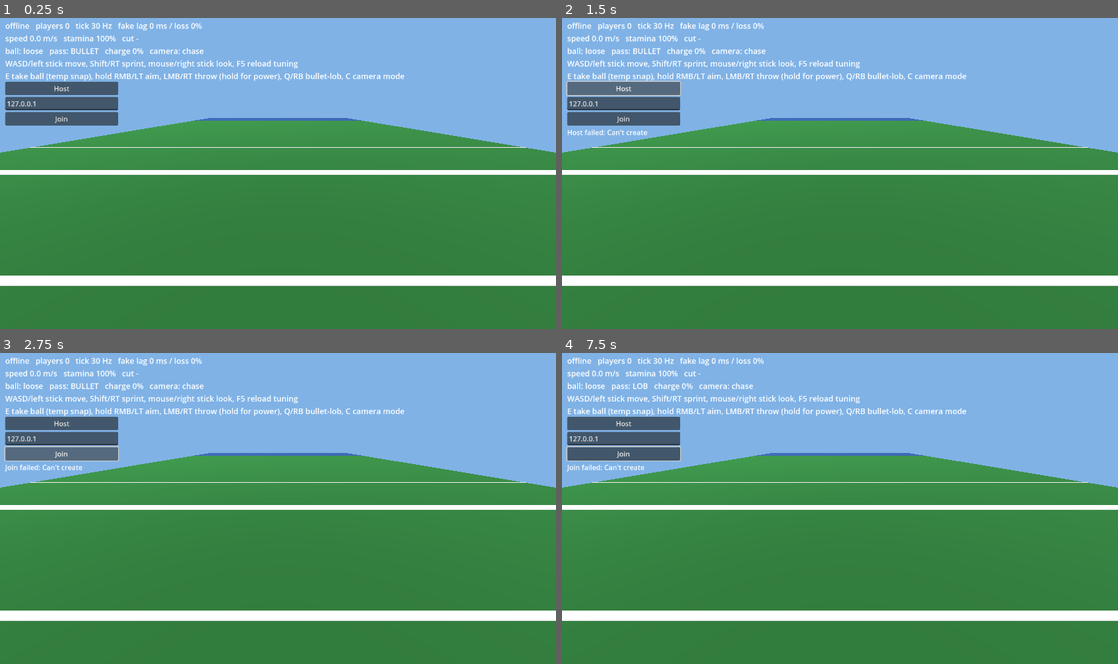
Above: before the commit, frames 1-4 (two rows, left to right).
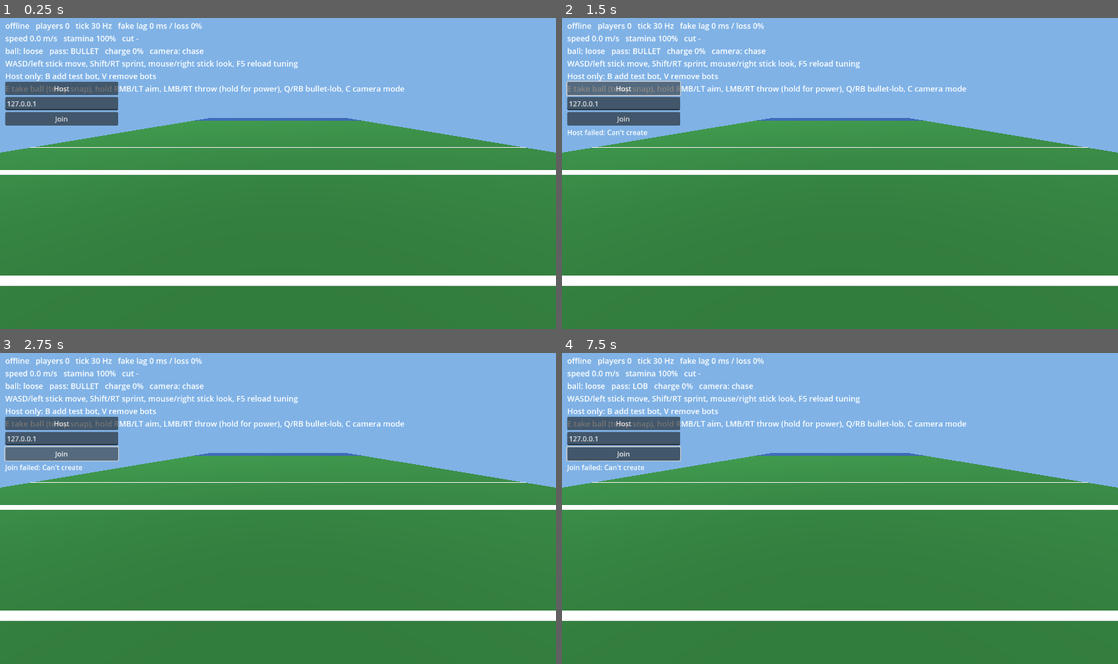
Above: after the commit, the same moments.

Repository: BusherBridi/footy
Game: Godot game, scene res://game/main.tscn
Same seed, same stepped clock (60 frames per second), same inputs: the game is played once before the commit and once after it.
Inputs (mouse positions are in pixels of both pictures, inside the frame that each line leads up to):
- Up to frame 1 (0.25 s): no input
- Up to frame 2 (1.5 s): tap Enter at 0.5 s; move the mouse to (962, 157) at 0.52 s; hold D (move_right) 0.53-1.25 s; hold Right mouse button (aim) 0.53-1.25 s; click (962, 157) at 0.67 s; tap Shift (sprint) at 0.8 s; click "Host" at 1.25 s
- Up to frame 3 (2.75 s): click "Join" at 2 s
- Up to frame 4 (7.5 s): move the mouse to (728, 524) at 2.77 s; hold S (move_back) 2.78-3.53 s; tap Shift (sprint) at 2.85, 6.05 s; click (728, 524) at 3.05 s; move the mouse to (895, 440) at 3.52 s; press the mouse at (895, 440) at 3.53 s; hold D (move_right) 3.53-4.28 s; tap B (add_bot, bound only after the commit) at 3.8, 4.35 s; move the mouse to (812, 570) at 4.27 s; release the mouse at (812, 570) at 4.28 s; hold W (move_forward) 4.28-5.03 s; click (812, 570) at 4.42 s; tap V (clear_bots, bound only after the commit) at 4.55, 5.1 s; move the mouse to (1006, 555) at 5.02 s; hold Right mouse button (aim) 5.03-5.78 s; hold A (move_left) 5.03-6.53 s; click (1006, 555) at 5.17 s; move the mouse to (673, 461) at 5.77 s; right-click (673, 461) at 5.85 s; click (673, 461) at 5.92 s; move the mouse to (867, 508) at 6.52 s; press the mouse at (867, 508) at 6.53 s; hold S (move_back) 6.53-7.28 s; tap C (cycle_camera) at 6.6 s; move the mouse to (756, 430) at 7.27 s; release the mouse at (756, 430) at 7.28 s; hold D (move_right) from 7.28 s (still down); tap Q (lob_toggle) at 7.35 s; click (756, 430) at 7.42 s

The runs differ from the first frame. In frame 1, 1.2% of the frame differs, in the area x 1-73%, y 17-25%; in frame 2, 1.2%; in frame 3, 1.2%; in frame 4, 1.2%.

Commit message:
Host-side test bots: B adds a bot receiver, V removes them, --bots=N at startup
Co-Authored-By: Claude Sonnet 5.5 <noreply@anthropic.com>
Claude-Session: https://claude.ai/code/session_019sG5UHM1GGRNY1UxwzgmJ9

Diff:
--- a/godot/game/input_setup.gd
+++ b/godot/game/input_setup.gd
@@ -20,6 +20,8 @@
 	_action("look_right", [_axis(JOY_AXIS_RIGHT_X, 1.0)])
 	_action("look_up", [_axis(JOY_AXIS_RIGHT_Y, -1.0)])
 	_action("look_down", [_axis(JOY_AXIS_RIGHT_Y, 1.0)])
+	_action("add_bot", [_key(KEY_B)])      # host only: dev test bot
+	_action("clear_bots", [_key(KEY_V)])
 	_action("reload_tuning", [_key(KEY_F5)])
 
 
--- a/godot/game/main.gd
+++ b/godot/game/main.gd
@@ -47,6 +47,8 @@
 
 	if args.has("host"):
 		_host()
+		for i in int(args.get("bots", 0)):
+			session.host_add_bot()
 	elif args.has("join"):
 		_join(String(args["join"]))
 
@@ -157,6 +159,10 @@
 func _physics_process(_delta: float) -> void:
 	if Input.is_action_just_pressed("reload_tuning"):
 		Tuning.reload()
+	if Input.is_action_just_pressed("add_bot"):
+		session.host_add_bot()
+	if Input.is_action_just_pressed("clear_bots"):
+		session.host_clear_bots()
 	if Input.is_action_just_pressed("lob_toggle"):
 		lob = not lob
 	if Input.is_action_just_pressed("take_ball"):
@@ -177,7 +183,7 @@
 	var bot_tag := ""
 	if brain:
 		bot_tag = "[BOT %s%s]  " % ["route=" + brain.route_name if brain.route_name != "" else "wander", " + QB" if brain.is_qb else ""]
-	hud.text = bot_tag + "%s   players %d   tick %d Hz   fake l …(151 unchanged characters)… use/right stick look, F5 reload tuning\nE take ball (temp snap), hold RMB/LT aim …(68 unchanged characters)…
+	hud.text = bot_tag + "%s   players %d   tick %d Hz   fake l …(151 unchanged characters)… use/right stick look, F5 reload tuning\nHost only: B add test bot, V remove bots\nE take ball (temp snap), hold RMB/LT aim …(68 unchanged characters)…
 		role, session.athletes.size(), int(n["tick_hz"]), int(n["sim_latency_ms"]), int(n["sim_loss_pct"]),
 		s.speed, int(s.stamina * 100.0), "plant" if s.cut_timer > 0.0 else "-",
 		["loose", "held", "in flight"][int(session.view_ball.get("kind", 0))], "LOB" if lob else "BULLET",
--- a/godot/net/net_session.gd
+++ b/godot/net/net_session.gd
@@ -36,6 +36,8 @@
 var sv_players := {}                  # peer id -> SvPlayer
 var sv_tick := 0
 var _sv_next_spawn := 0
+var sv_bots := {}                    # negative id -> BotBrain (host-side test bots)
+var _next_bot_id := -1
 
 # Ball (server truth; clients read it from snapshots)
 var ball_kind := Ball.LOOSE
@@ -146,6 +148,26 @@
 	disconnected.emit()
 
 
+## Dev helper: a receiver driven by the host itself. It uses the same movement
+## code and input queue as a real player, but not the network connection.
+func host_add_bot() -> void:
+	if mode != Mode.HOST:
+		return
+	var id := _next_bot_id
+	_next_bot_id -= 1
+	_add_sv_player(id)
+	var b := BotBrain.new()
+	b.route_name = "random"
+	sv_bots[id] = b
+
+
+func host_clear_bots() -> void:
+	for id in sv_bots:
+		sv_players.erase(id)
+		_remove_athlete(id)
+	sv_bots.clear()
+
+
 func _on_peer_connected(id: int) -> void:
 	_add_sv_player(id)
 
@@ -193,6 +215,12 @@
 	var me: SvPlayer = sv_players[1]
 	me.last_seq += 1
 	me.queue.append([me.last_seq, inp["move"], inp["sprint"]])
+
+	for id in sv_bots:
+		var bp: SvPlayer = sv_players[id]
+		var bi: Dictionary = sv_bots[id].think(bp.state.pos, dt, Tuning.data, false)
+		bp.last_seq += 1
+		bp.queue.append([bp.last_seq, bi["move"], bi["sprint"]])
 
 	var max_q: int = int(_net()["max_input_queue"])
 	for id in sv_players:
@@ -453,6 +481,9 @@
 				"host" if mode == Mode.HOST else "client", local_id, ["loose", "held", "flight"][int(view_ball.get("kind", 0))], athletes.size(), int(rtt * 1000.0),
 				last_correction, max_correction, st.pos.x, st.pos.y, st.speed])
 			max_correction = 0.0
+			for bid in sv_bots:
+				var bs: AthleteState = sv_players[bid].state
+				_log("    bot %d pos=(%.1f,%.1f) speed=%.1f" % [bid, bs.pos.x, bs.pos.y, bs.speed])
 
 
 func _log(line: String) -> void:
@@ -551,7 +582,7 @@
 	if athletes.has(id):
 		return athletes[id]
 	var a := Athlete.new()
-	a.set_color(Color(0.9, 0.8, 0.2) if id == local_id else Color(0.3, 0.5, 0.95))
+	a.set_color(Color(0.9, 0.8, 0.2) if id == local_id else (Color(0.75, 0.3, 0.75) if id < 0 else Color(0.3, 0.5, 0.95)))
 	athlete_parent.add_child(a)
 	athletes[id] = a
 	if id == local_id:
Not shown, changed: README.md
